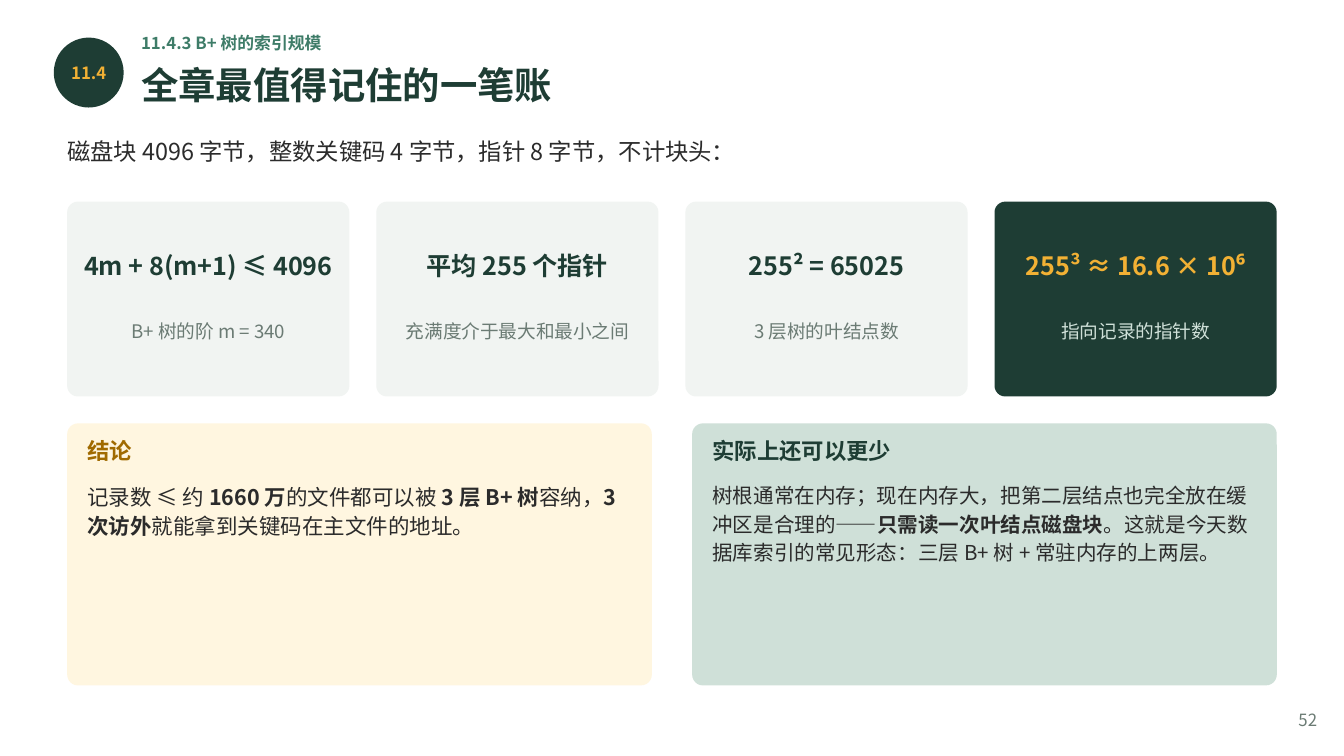
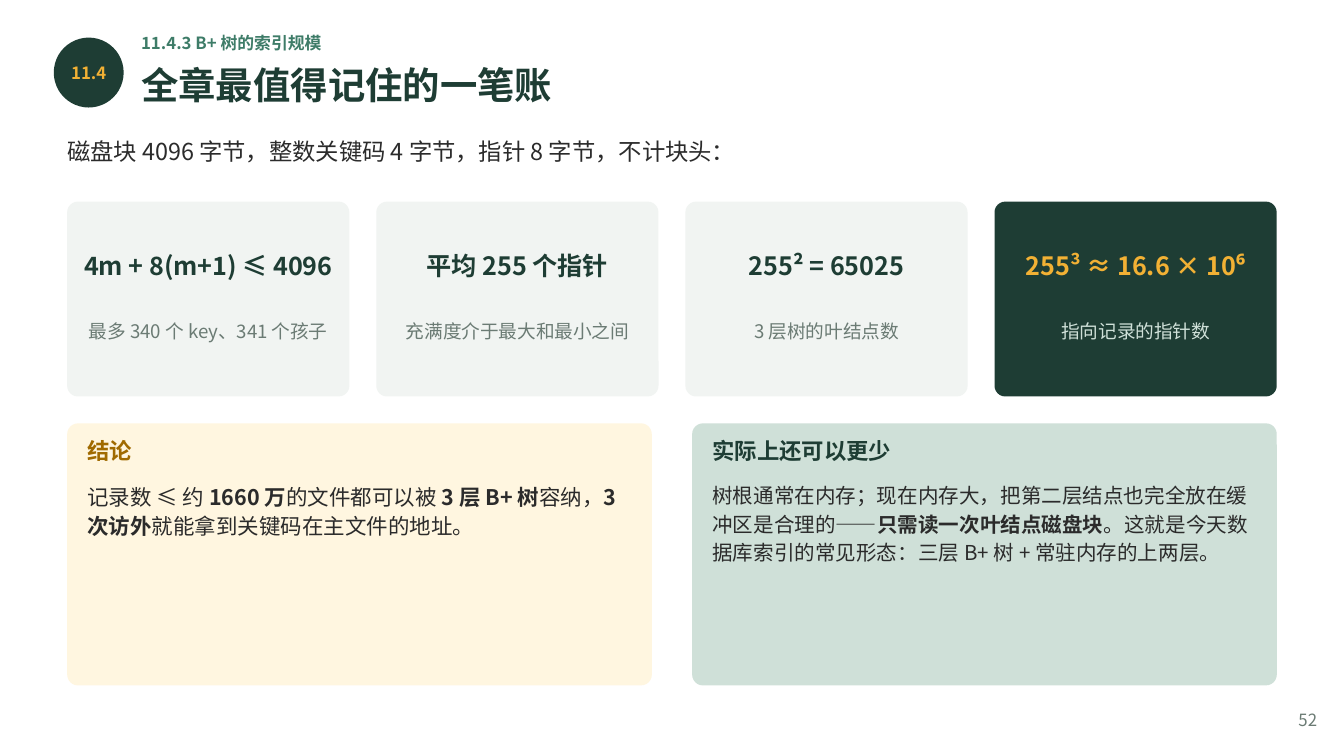
Before and after one commit to GMyhf/2026fall-cs201, a slide deck: slide 52 of courseware/202609_DSA_11_Index.pptx. Drawn at 1344x756 pixels with LibreOffice and Linux fonts; fonts in the diff are those of the drawing. Boxes give left, top, right and bottom in pixels: in the first picture for what was removed or moved away, otherwise in the second. Text is boxed around its words. In the diff, an @@ line names an element or a change of style, - is before the commit and + after.

```diff
--- a/courseware/202609_DSA_11_Index.pptx
+++ b/courseware/202609_DSA_11_Index.pptx
@@ text at [89, 322, 328, 343]: text changed @@
-B+ 树的阶 m = 340
+最多 340 个 key、341 个孩子
```
Also in this commit, not shown: 2 other slides changed, 26 other files.
